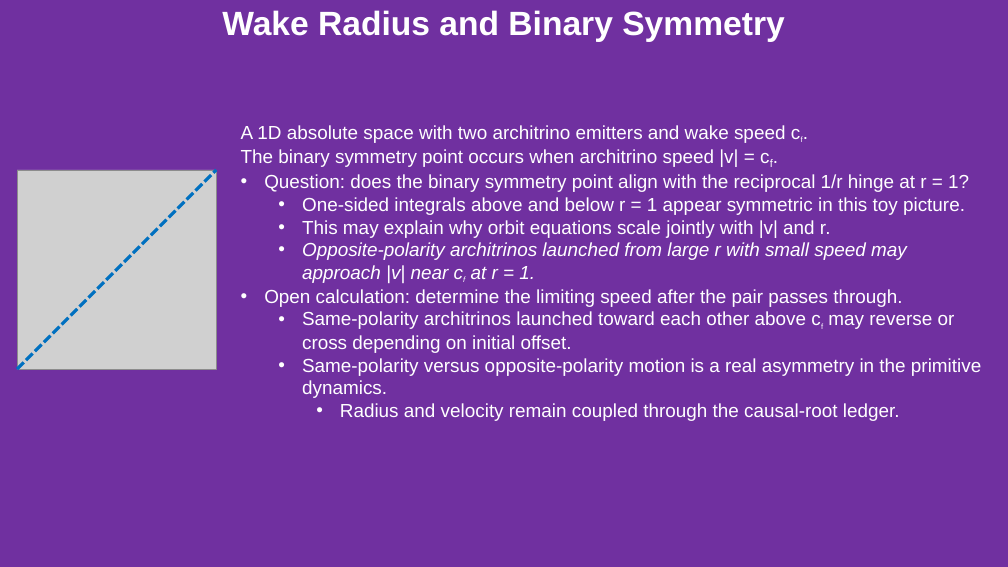
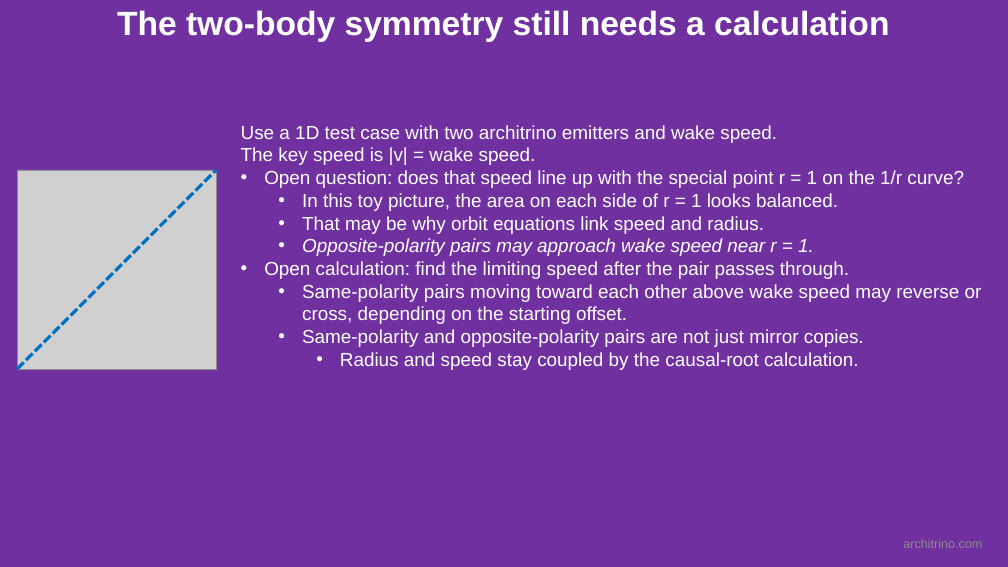
Before and after one commit to jmarkmorris/architrino, a slide deck: slide 13 of reference/archie/presentations/NPQG Fundamentals - Paths.pptx (slide 12 before the commit). Drawn at 1008x567 pixels with LibreOffice and Linux fonts; fonts in the diff are those of the drawing; grey boxes stand for pictures. Boxes give left, top, right and bottom in pixels: in the first picture for what was removed or moved away, otherwise in the second. Text is boxed around its words. In the diff, an @@ line names an element or a change of style, - is before the commit and + after.

```diff
--- a/reference/archie/presentations/NPQG Fundamentals - Paths.pptx
+++ b/reference/archie/presentations/NPQG Fundamentals - Paths.pptx
@@ text at bbox=[117, 10, 889, 42]: text changed @@
-Wake Radius and Binary Symmetry
+The two-body symmetry still needs a calculation
@@ text at bbox=[241, 125, 982, 370]: text changed @@
-A 1D absolute space with two architrino emitters and wake speed cf.
-The binary symmetry point occurs when architrino speed |v| = cf.
-• Question: does the binary symmetry point align with the reciprocal 1/r hinge at r = 1?
-  • One-sided integrals above and below r = 1 appear symmetric in this toy picture.
-  • This may explain why orbit equations scale jointly with |v| and r.
-  • Opposite-polarity architrinos launched from large r with small speed may approach |v| near cf at r = 1.
-• Open calculation: determine the limiting speed after the pair passes through.
-  • Same-polarity architrinos launched toward each other above cf may reverse or cross depending on initial offset.
-  • Same-polarity versus opposite-polarity motion is a real asymmetry in the primitive dynamics.
-    • Radius and velocity remain coupled through the causal-root ledger.
+Use a 1D test case with two architrino emitters and wake speed.
+The key speed is |v| = wake speed.
+• Open question: does that speed line up with the special point r = 1 on the 1/r curve?
+  • In this toy picture, the area on each side of r = 1 looks balanced.
+  • That may be why orbit equations link speed and radius.
+  • Opposite-polarity pairs may approach wake speed near r = 1.
+• Open calculation: find the limiting speed after the pair passes through.
+  • Same-polarity pairs moving toward each other above wake speed may reverse or cross, depending on the starting offset.
+  • Same-polarity and opposite-polarity pairs are not just mirror copies.
+    • Radius and speed stay coupled by the causal-root calculation.
@@ text added at bbox=[903, 539, 982, 548], 12 pt, text #8C8C8C @@
+architrino.com
```
Also in this commit, not shown: 12 other slides changed, 35 other files.
